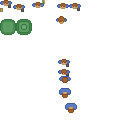
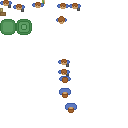
Two versions of the same layered image (128 x 128). Layer-by-layer changes:
painted on "spritesheet.png" over 0, 12, 6, 16
